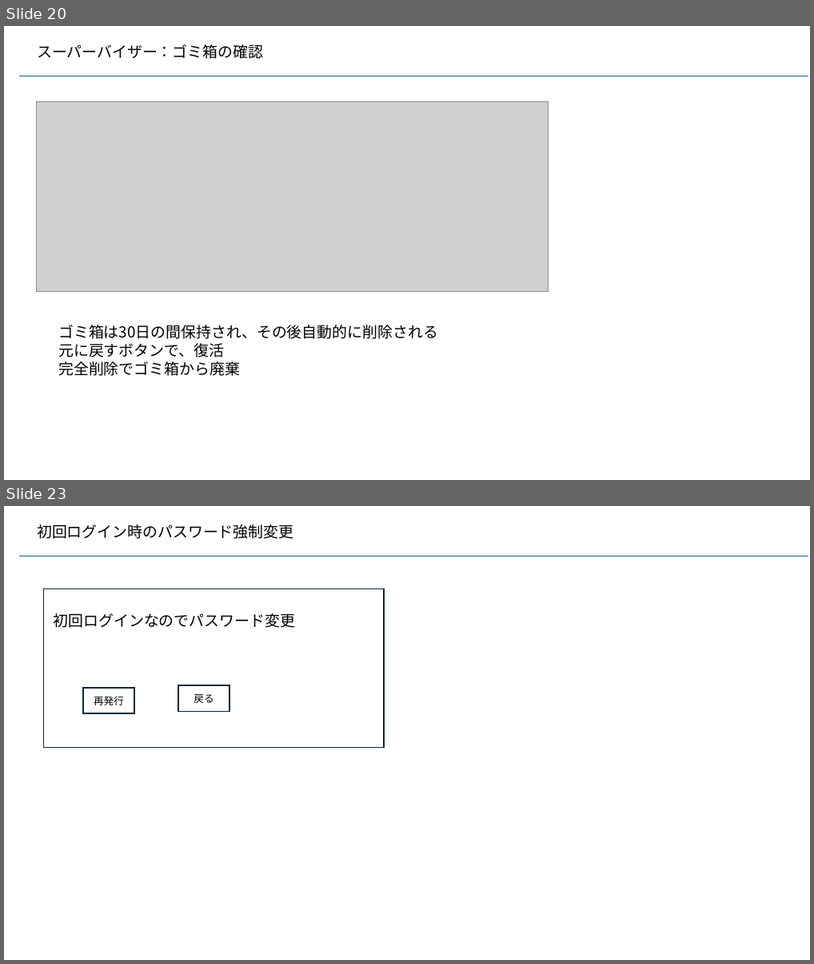
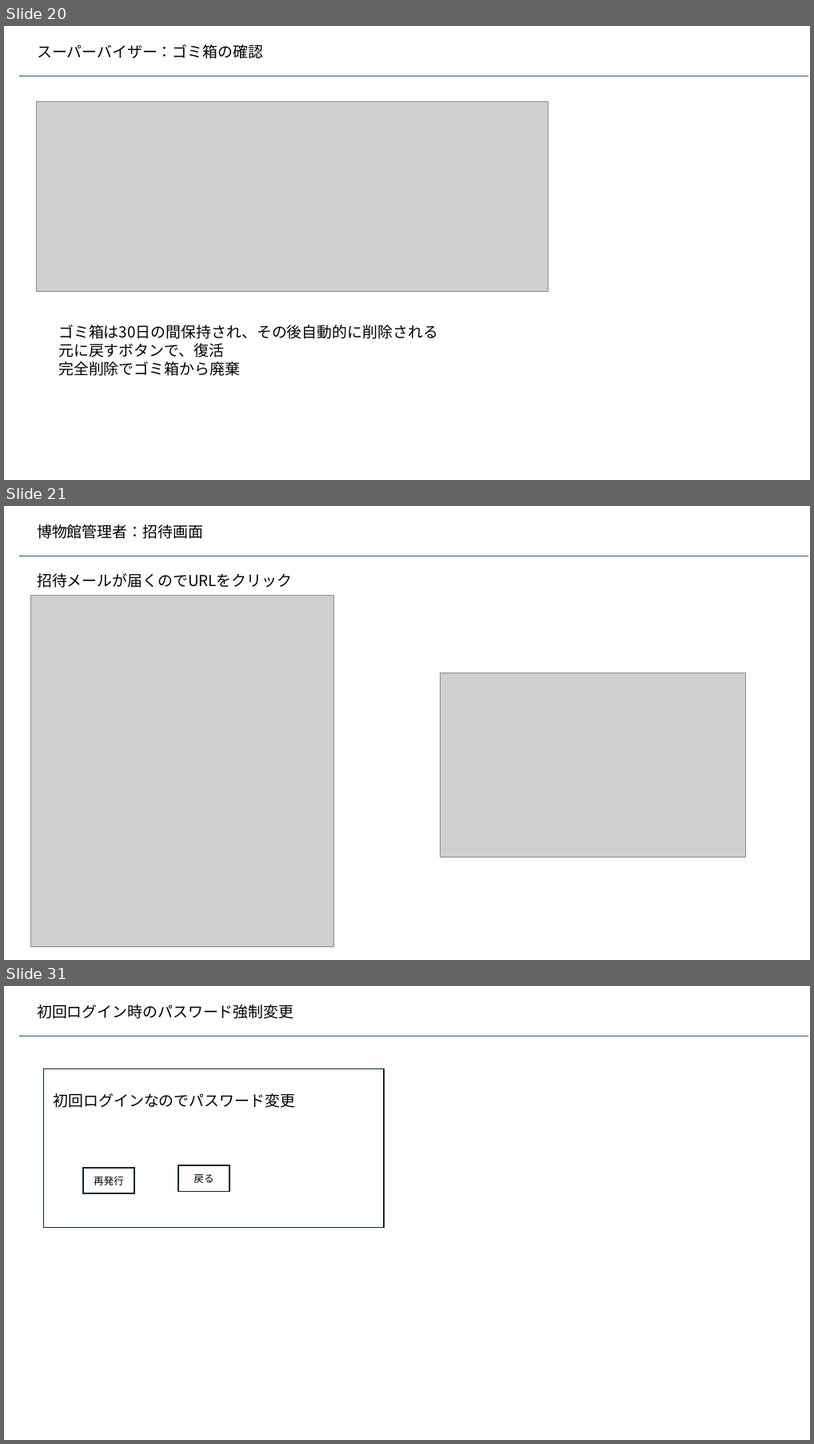
Before and after one commit to kaze-lab/museum_app_proj, a slide deck: 展示物アプリ仕様.pptx. Shown one above the other, each under a label of ours: slides 20 and 23 before the commit, slides 20, 21 and 31 after it; the slides between them are not shown. The pictures are 814x964 and 814x1444 pixels, drawn with LibreOffice and Linux fonts; fonts in the diff are those of the drawing; grey boxes stand for pictures. Boxes give left, top, right and bottom in pixels: in the first picture for what was removed or moved away, otherwise in the second. Text is boxed around its words. In the diff, an @@ line names an element or a change of style, - is before the commit and + after.

```diff
--- a/展示物アプリ仕様.pptx
+++ b/展示物アプリ仕様.pptx
@@ slide 21 added at <box>4,506,810,960</box>, background #FFFFFF @@
@@ text added at <box>37,524,203,539</box>, 18 pt, text #000000 @@
+博物館管理者：招待画面
@@ line added from (19, 556) to (809, 556), #156082 1.5 pt @@
@@ text added at <box>37,573,292,588</box>, 18 pt, text #000000 @@
+招待メールが届くのでURLをクリック
@@ picture added at <box>31,595,334,947</box> @@
@@ picture added at <box>440,673,746,857</box> @@
@@ what was slide 23 is now slide 31 @@
```
Also in this commit, not shown: 4 slides changed, 7 other slides added, 8 other files.
